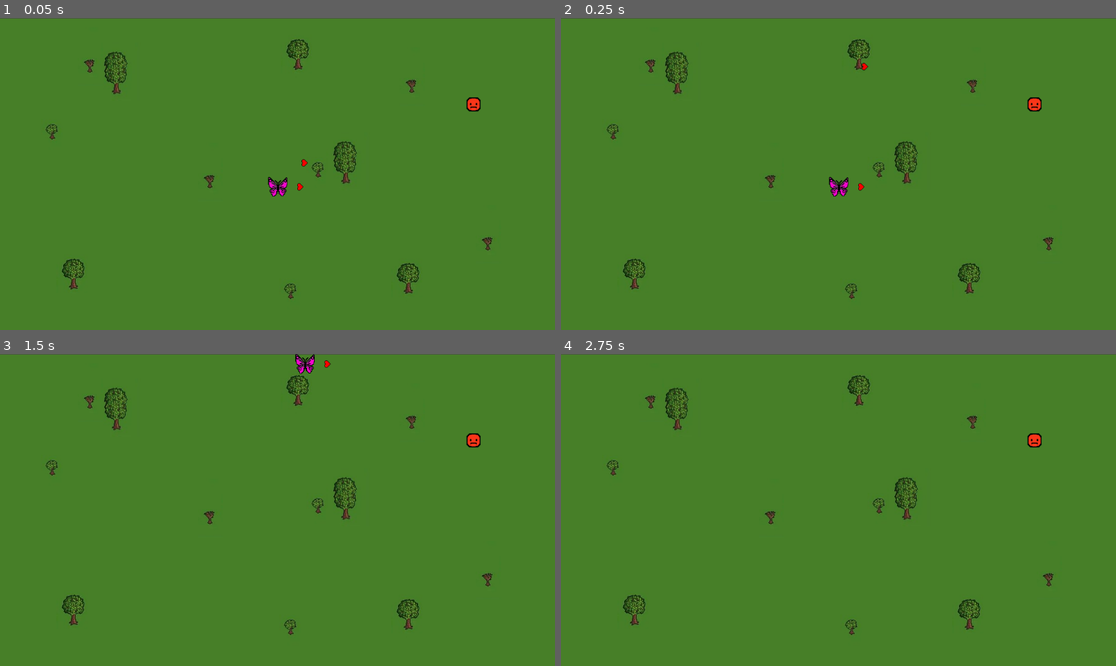
Above: before the commit, frames 1-4 (two rows, left to right).
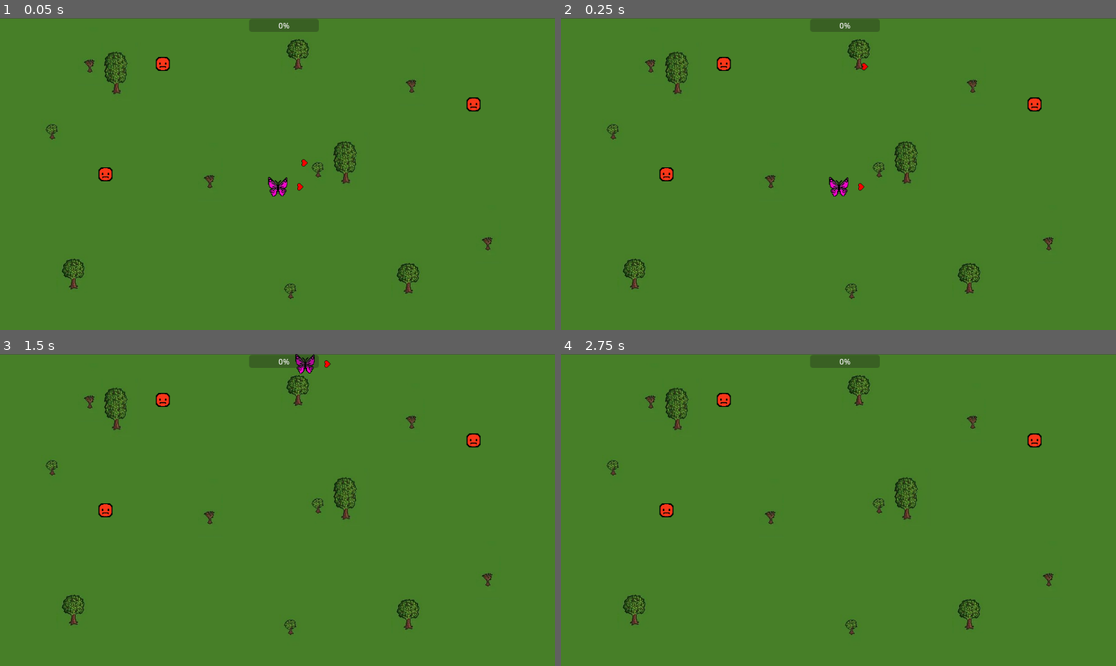
Above: after the commit, the same moments.

Repository: Robertas-Ba/joymakerGame
Game: Godot game, scene res://map.tscn
The game is run twice, just before and just after one commit, with the same random seed, the same clock (stepped at 60 frames per second) and the same inputs. This scene is started directly instead of the project's main scene.
Inputs:
- Up to frame 1 (0.05 s): no input
- Up to frame 2 (0.25 s): no input
- Up to frame 3 (1.5 s): tap Enter at 0.5 s; hold W (move_up) 0.53-1.28 s; tap D (move_rigth) at 0.6, 1.35 s; hold S (move_down) from 1.28 s (still down)
- Up to frame 4 (2.75 s): release S (move_down) at 2.03 s; hold W (move_up) from 2.03 s (still down); tap D (move_rigth) at 2.1 s

The runs differ from the first frame. In frame 1, 0.7% of the frame differs, in the area x 17-58%, y 0-53%; in frame 2, 0.7%; in frame 3, 0.6%; in frame 4, 0.7%.

Commit message:
Update map.tscn

Diff:
--- a/map.tscn
+++ b/map.tscn
@@ -65,5 +65,18 @@
 [node name="Bad" parent="." instance=ExtResource("1_iw27f")]
 position = Vector2(985, 177)
 
+[node name="Bad2" parent="." instance=ExtResource("1_iw27f")]
+position = Vector2(340, 93)
+
+[node name="Bad3" parent="." instance=ExtResource("1_iw27f")]
+position = Vector2(221, 322)
+
 [node name="Player" parent="." instance=ExtResource("6_iw27f")]
 position = Vector2(579, 350)
+
+[node name="ProgressBar" type="ProgressBar" parent="."]
+layout_mode = 0
+offset_left = 519.0
+offset_top = 1.0
+offset_right = 664.0
+offset_bottom = 28.0
